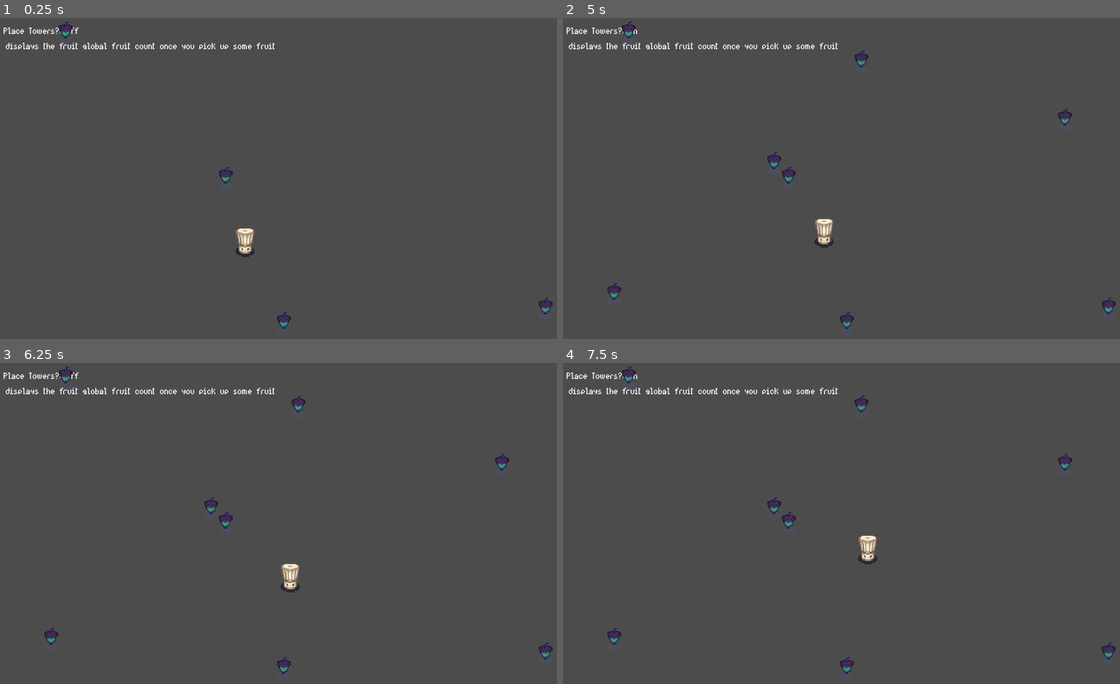
Above: before the commit, frames 1-4 (two rows, left to right).
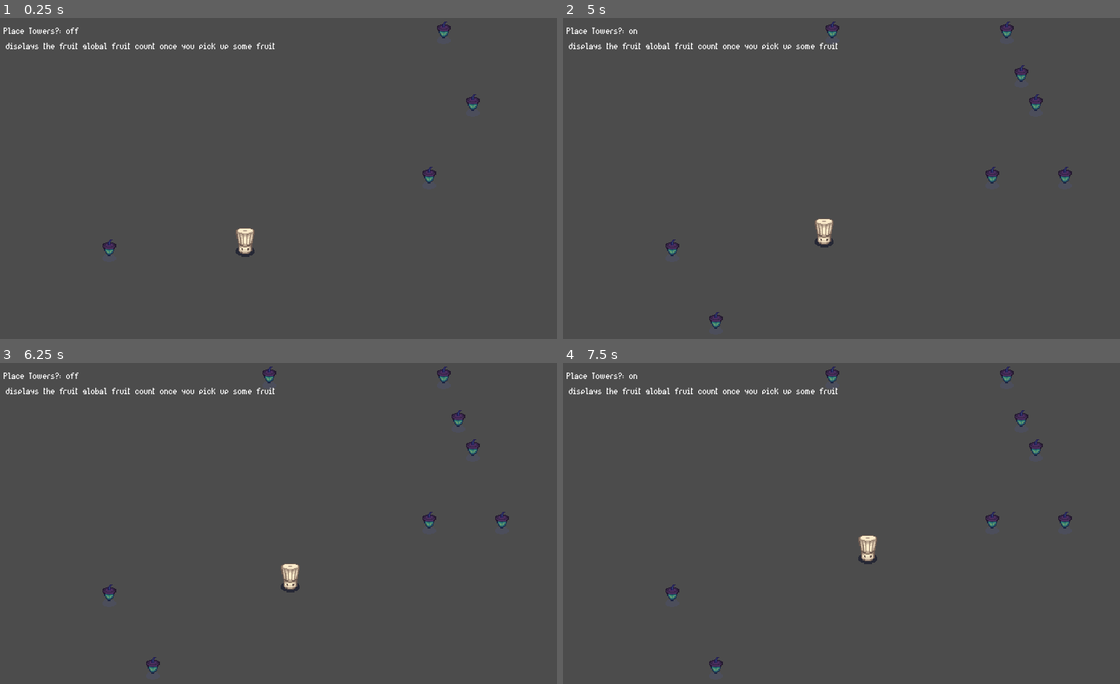
Above: after the commit, the same moments.

Repository: MageTrash/gdg-tangy-towers
Game: Godot game, scene res://Scenes/Maps/TestingScene.tscn
Same seed, same stepped clock (60 frames per second), same inputs: the game is played once before the commit and once after it.
Inputs:
- Up to frame 1 (0.25 s): no input
- Up to frame 2 (5 s): tap E at 0.5, 1.25, 1.35, 2, 2.75, 2.85, 3.5, 4.25, 4.35 s; hold D (move_right) 0.53-1.28 s; hold Shift (move_slow) 0.53-1.28 s; tap Space at 0.77, 1.52, 3.02, 3.77, 4.52 s; hold S (move_down) 1.28-2.03 s; hold D (move_right) 2.03-2.78 s; hold Shift (move_slow) 2.03-2.78 s; hold W (move_up) 2.78-3.53 s; hold Shift (move_slow) 3.53-4.28 s; hold A (move_left) from 3.53 s (still down)
- Up to frame 3 (6.25 s): release A (move_left) at 5.03 s; hold S (move_down) 5.03-5.78 s; hold Shift (move_slow) 5.03-5.78 s; hold D (move_right) from 5.78 s (still down); tap E at 5.85 s; tap Space at 6.02 s
- Up to frame 4 (7.5 s): release D (move_right) at 6.53 s; hold W (move_up) 6.53-7.28 s; hold Shift (move_slow) 6.53-7.28 s; tap Space at 6.77 s; hold D (move_right) from 7.28 s (still down); tap E at 7.35 s

The runs differ from the first frame. In frame 1, 0.6% of the frame differs, in the area x 10-100%, y 1-97%; in frame 2, 1.3%, in the area x 7-100%, y 1-97%; in frame 3, 1.3%; in frame 4, 1.3%.

Commit message:
added weighted probability for fruit spawning

Diff:
--- a/src/Scripts/Fruit.gd
+++ b/src/Scripts/Fruit.gd
@@ -5,8 +5,24 @@
 onready var area: Area2D = $PickupArea
 
 func _ready() -> void:
-	fruit_type = Global.randi_range(0, Global.fruit.size())
+#	fruit_type = Global.rng.randi_range(0, Global.fruit.size() - 1)
+	fruit_type = pick_random(Global.probability)
 	area.connect("body_entered", self, "on_area_entered")
+
+
+func pick_random(number_list: Array) -> int:
+	var sum : int = 0
+	for value in number_list:
+		sum += value
+	var rand_num : int = Global.rng.randi() % sum
+	var index : int = 0
+	for value in number_list:
+		if rand_num < value:
+			break
+		else:
+			rand_num -= value
+			index += 1
+	return index
 
 
 func on_area_entered(body: Node) -> void:
--- a/src/Scripts/Global.gd
+++ b/src/Scripts/Global.gd
@@ -13,6 +13,10 @@
 	NEUTRAROOTS,
 }
 
+# this must be the same length as fruit enum and is ordered the same way
+# e.g. the first value in probability corresponds to SPIRALINES
+var probability = [10, 1, 1, 1, 1]
+
 var enemy_speed_mod : float = 1.0
 var player_speed_mod : float = 1.0
 var tower_fire_rate_mod
@@ -20,6 +24,7 @@
 onready var player : KinematicBody2D
 onready var map_path : Path2D
 onready var wave_timer : Timer = Timer.new()
+onready var rng : RandomNumberGenerator = RandomNumberGenerator.new()
 onready var enemy : PackedScene = preload("res://Scenes/Objects/BaseEnemy.tscn")
 
 onready var enemies_at_end : int = 0
@@ -30,7 +35,9 @@
 
 
 func _ready() -> void:
-	randomize()
+	assert(probability.size() == fruit.size(), "match probability with fruit enum")
+
+	rng.randomize()
 
 	# This will add/set all the counters to zero at the start of the game
 	for i in len(fruit.values()):
@@ -81,9 +88,3 @@
 			print("thornfruit")
 		fruit.NEUTRAROOTS:
 			print("neutraroots")
-
-
-# this is here so every script can use this function
-# e.g. randi_range(0, 5) will be a random integer 0, 1, 2, 3 or 4. 5 is excluded
-func randi_range(from: int, to: int) -> int:
-	return randi() % (to - from) + from
--- a/src/Scripts/Spawner.gd
+++ b/src/Scripts/Spawner.gd
@@ -41,7 +41,7 @@
 			if overload <= 0:
 				return
 			# get random tile and get it's world position then center it in the tile
-			var random_tile = list_of_tiles[Global.randi_range(0, list_of_tiles.size())]
+			var random_tile = list_of_tiles[Global.rng.randi_range(0, list_of_tiles.size() - 1)]
 			var world_pos: Vector2 = map_to_world(random_tile)
 			world_pos += cell_size/2
 			obj.position = world_pos
